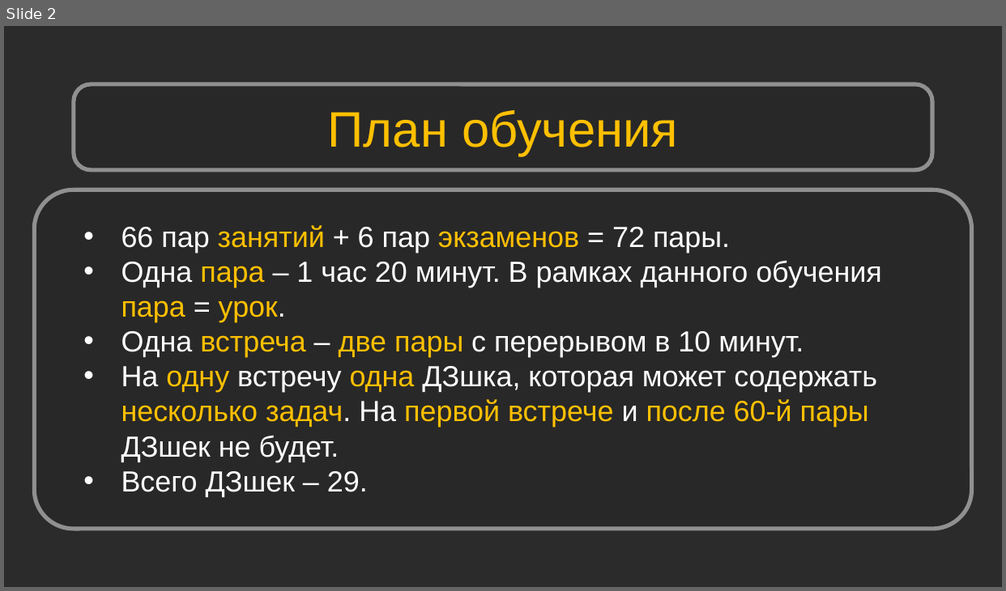
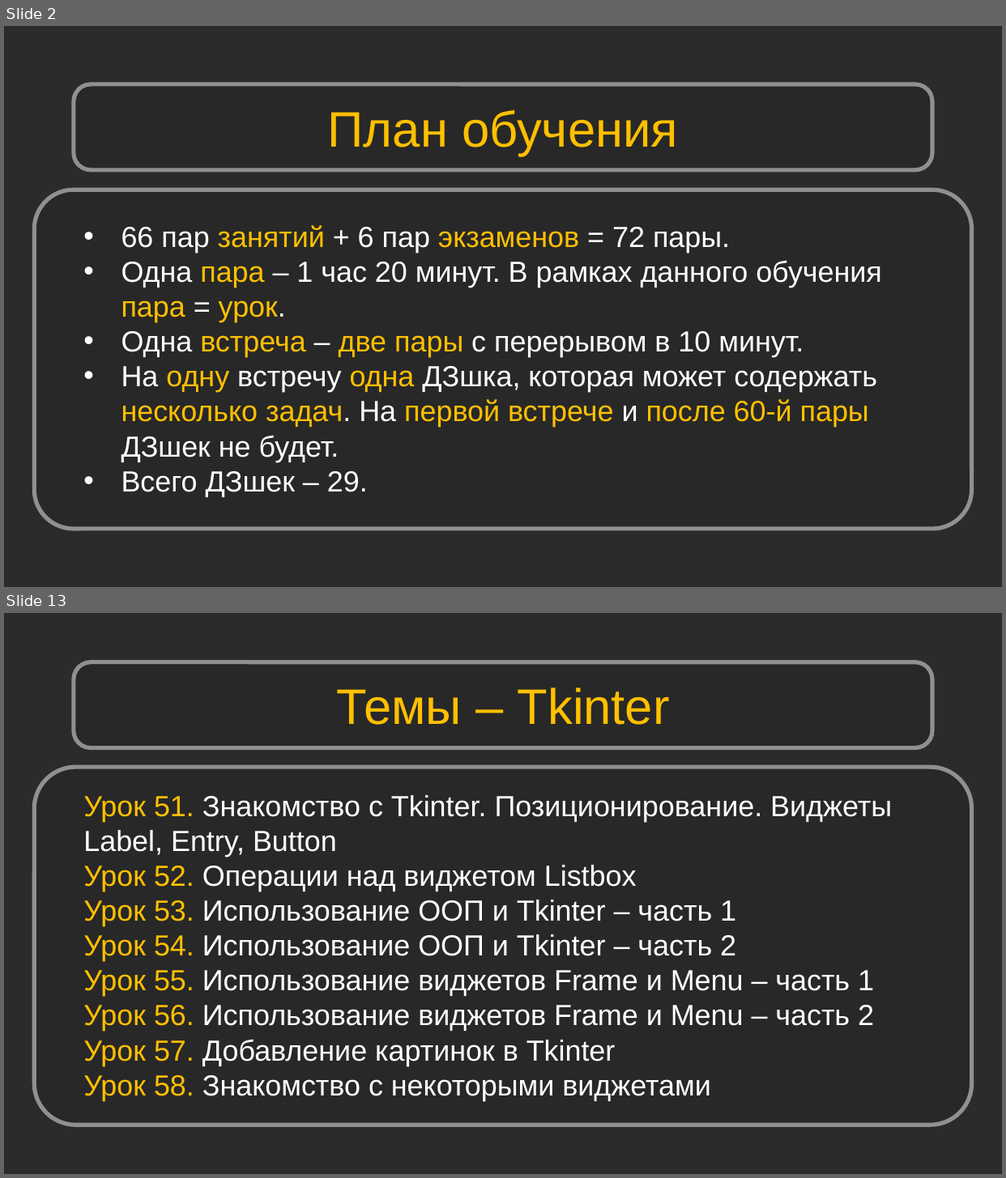
Before and after one commit to Shikonohito/Python_Bootcamp, a slide deck: Урок 01. Mystat. Microsoft Teams/Урок 1. Mystat. Microsoft Teams.pptx. Shown one above the other, each under a label of ours: slide 2 before the commit, slides 2 and 13 after it; the slides between them are not shown. The pictures are 1006x591 and 1006x1178 pixels, drawn with LibreOffice and Linux fonts; fonts in the diff are those of the drawing; background and template pictures are left out; a plain dark background stands for a picture behind light text. Boxes give left, top, right and bottom in pixels: in the first picture for what was removed or moved away, otherwise in the second. Text is boxed around its words. In the diff, an @@ line names an element or a change of style, - is before the commit and + after.

```diff
--- a/Урок 01. Mystat. Microsoft Teams/Урок 1. Mystat. Microsoft Teams.pptx
+++ b/Урок 01. Mystat. Microsoft Teams/Урок 1. Mystat. Microsoft Teams.pptx
@@ slide 13 added at [4, 613, 1002, 1174], background picture (left out) @@
@@ rounded rectangle added at [74, 662, 932, 748], fill #262626 at 50% opacity, outline #909090 4 pt @@
@@ text added at [336, 688, 670, 725], 48 pt, text #FFC000 @@
+Темы – Tkinter
@@ rounded rectangle added at [34, 767, 971, 1125], fill #262626 at 50% opacity, outline #909090 4 pt @@
@@ text added at [83, 795, 892, 1101], 28 pt, text #FFFFFF @@
+Урок 51. Знакомство с Tkinter. Позиционирование. Виджеты Label, Entry, Button
+Урок 52. Операции над виджетом Listbox
+Урок 53. Использование ООП и Tkinter – часть 1
+Урок 54. Использование ООП и Tkinter – часть 2
+Урок 55. Использование виджетов Frame и Menu – часть 1
+Урок 56. Использование виджетов Frame и Menu – часть 2
+Урок 57. Добавление картинок в Tkinter
+Урок 58. Знакомство с некоторыми виджетами
```
Also in this commit, not shown: 3 slides changed, 20 other slides added, 2 slides removed, 20 other files.
